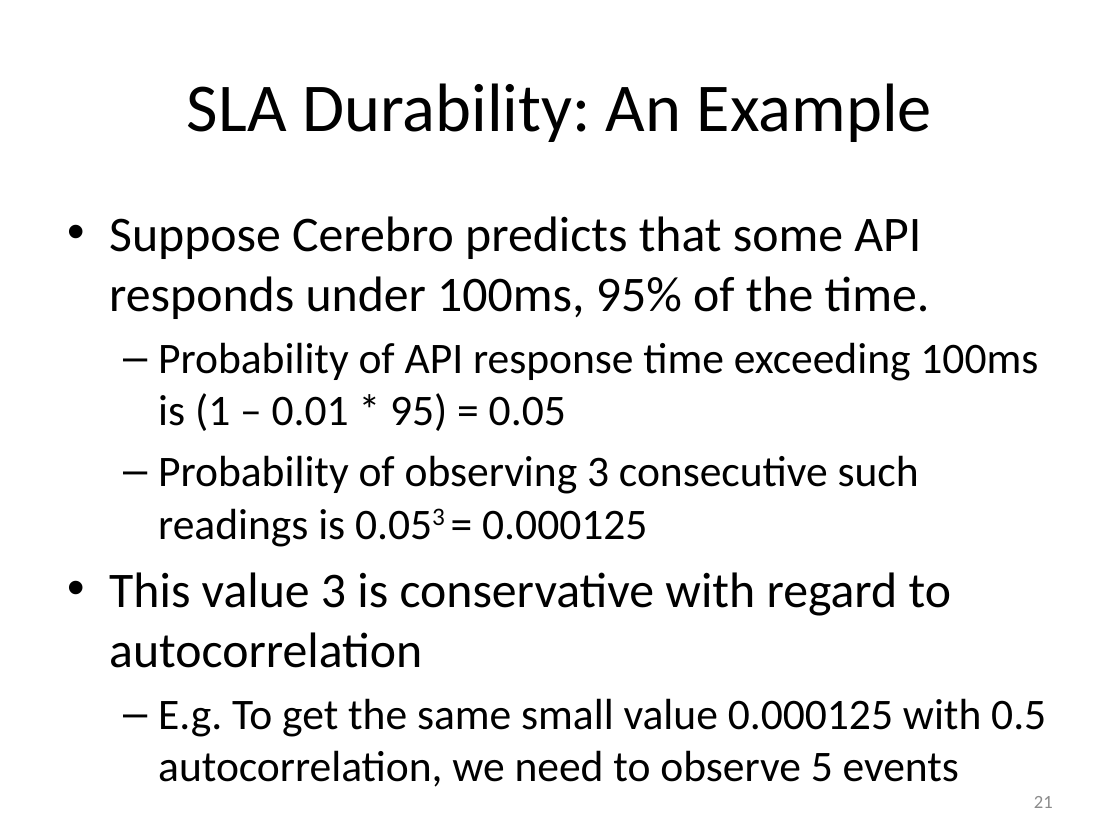
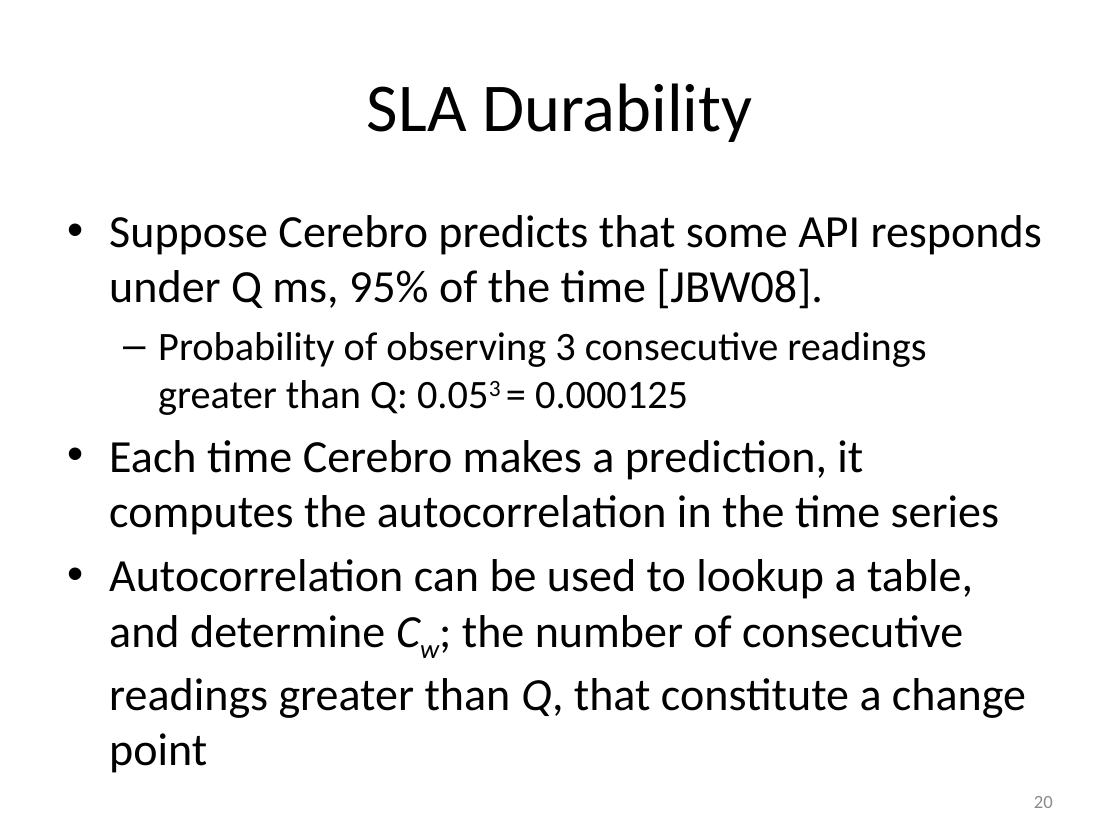
Before and after one commit to Dithn/eager-appscale, a slide deck: slide 20 of Eager/elk-experiment/appserver/system_design.pptx (slide 21 before the commit). Drawn at 1120x840 pixels with LibreOffice and Linux fonts; fonts in the diff are those of the drawing. Boxes give left, top, right and bottom in pixels: in the first picture for what was removed or moved away, otherwise in the second. Text is boxed around its words. In the diff, an @@ line names an element or a change of style, - is before the commit and + after.

```diff
--- a/Eager/elk-experiment/appserver/system_design.pptx
+++ b/Eager/elk-experiment/appserver/system_design.pptx
@@ title at [367, 83, 752, 142]: text changed @@
-SLA Durability: An Example
+SLA Durability
@@ text at [109, 215, 1042, 773]: text changed; size 28 to 29.6 pt @@
-• Suppose Cerebro predicts that some API responds under 100ms, 95% of the time.
-  – Probability of API response time exceeding 100ms is (1 – 0.01 * 95) = 0.05
-  – Probability of observing 3 consecutive such readings is 0.053 = 0.000125
-• This value 3 is conservative with regard to autocorrelation
-  – E.g. To get the same small value 0.000125 with 0.5 autocorrelation, we need to observe 5 events
+• Suppose Cerebro predicts that some API responds under Q ms, 95% of the time [JBW08].
+  – Probability of observing 3 consecutive readings greater than Q: 0.053 = 0.000125
+• Each time Cerebro makes a prediction, it computes the autocorrelation in the time series
+• Autocorrelation can be used to lookup a table, and determine Cw; the number of consecutive readings greater than Q, that constitute a change point
@@ page number at [1034, 796, 1053, 808]: text changed @@
-21
+20
```
Also in this commit, not shown: 11 other slides changed.
